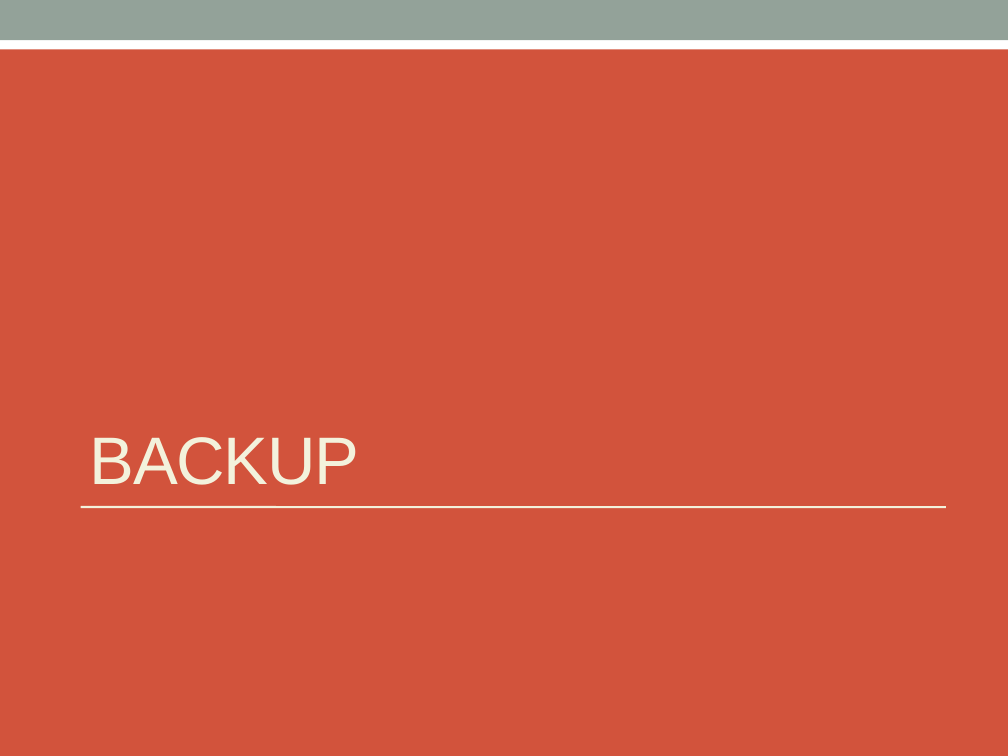
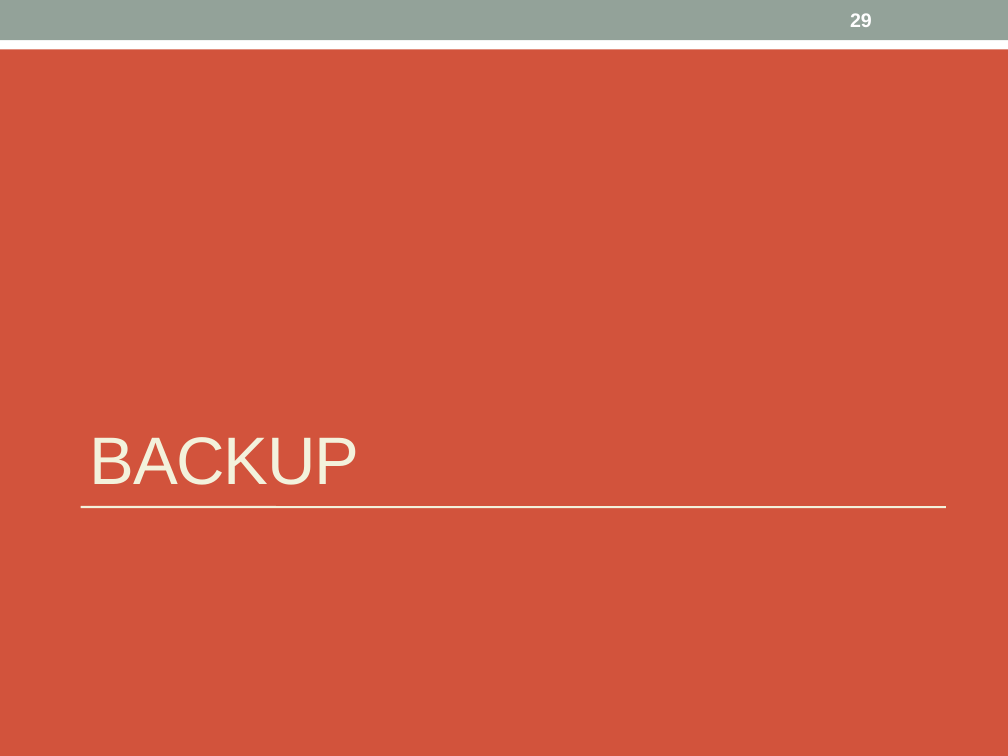
Before and after one commit to omg-threat-modeling/phase1, a slide deck: slide 29 of docs/Threat-risk modeling RFP intro.pptx (slide 26 before the commit). Drawn at 1008x756 pixels with LibreOffice and Linux fonts; fonts in the diff are those of the drawing. Boxes give left, top, right and bottom in pixels: in the first picture for what was removed or moved away, otherwise in the second. Text is boxed around its words. In the diff, an @@ line names an element or a change of style, - is before the commit and + after.

```diff
--- a/docs/Threat-risk modeling RFP intro.pptx
+++ b/docs/Threat-risk modeling RFP intro.pptx
@@ page number added at (850,13,872,27), 14 pt, text #FFFFFF, bold @@
+29
```
Also in this commit, not shown: 25 other slides changed, 3 slides added, 3 other files.
